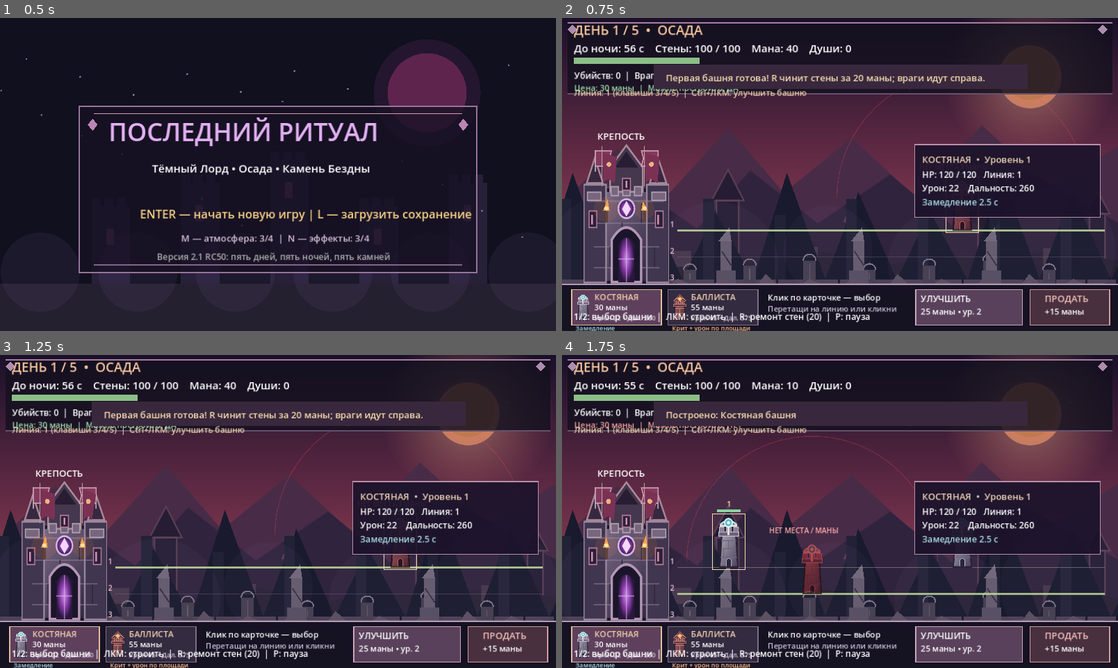
Above: before the commit, frames 1-4 (two rows, left to right).
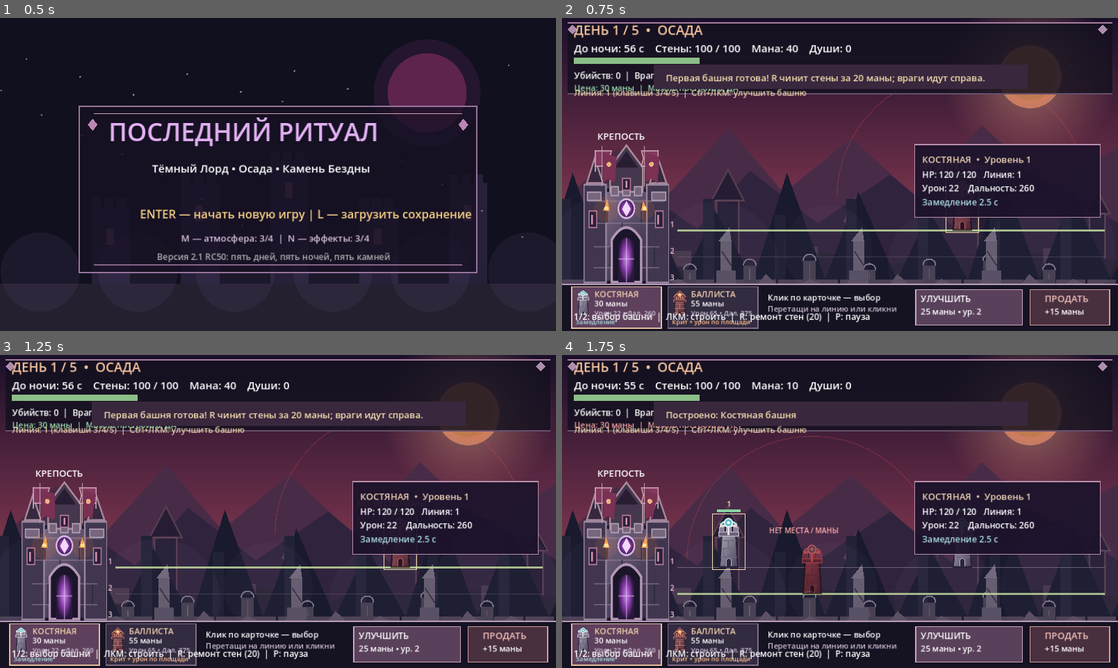
Above: after the commit, the same moments.

Repository: DoctorStrangeSH/Last-Ritual
Game: Godot game, scene res://scenes/main.tscn
The game is run twice, just before and just after one commit, with the same random seed, the same clock (stepped at 60 frames per second) and the same inputs.
Inputs (mouse positions are in pixels of both pictures, inside the frame that each line leads up to):
- Up to frame 1 (0.5 s): no input
- Up to frame 2 (0.75 s): tap Enter (ui_accept) at 0.5 s; move the mouse to (962, 158) at 0.52 s; hold Right (ui_right) from 0.53 s (still down); tap M at 0.6 s; click (962, 158) at 0.67 s
- Up to frame 3 (1.25 s): keep holding Right (ui_right); tap Enter (ui_accept) at 0.77 s
- Up to frame 4 (1.75 s): release Right (ui_right) at 1.25 s; drag from (728, 527) to (812, 574) at 1.27 s

Frame 1 is identical in both runs. In frame 2, 2.2% of the frame differs, in the area x 1-36%, y 85-100%; in frame 3, 2.2%; in frame 4, 2.2%.

Commit message:
ui: fit tower special ability descriptions inside build cards

Diff:
--- a/scripts/main.gd
+++ b/scripts/main.gd
@@ -1287,14 +1287,14 @@
             for card_index in range(2):
                 var card_x: float = 20.0 + float(card_index) * 200.0
                 var card_kind: String = "bone" if card_index == 0 else "fire"
-                box(Rect2(card_x, 562.0, 186.0, 74.0), Color("5e405d") if selected_build == card_kind else Color("332b40"))
-                draw_rect(Rect2(card_x, 562.0, 186.0, 74.0), Color("e2be9e") if selected_build == card_kind else Color("806d85"), false, 2.0)
+                box(Rect2(card_x, 557.0, 186.0, 85.0), Color("5e405d") if selected_build == card_kind else Color("332b40"))
+                draw_rect(Rect2(card_x, 557.0, 186.0, 85.0), Color("e2be9e") if selected_build == card_kind else Color("806d85"), false, 2.0)
                 var card_art: Texture2D = preload("res://assets/towers/bone_tower.svg") if card_index == 0 else preload("res://assets/towers/infernal_ballista.svg")
-                draw_texture_rect(card_art, Rect2(card_x + 7.0, 571.0, 34.0, 56.0), false)
-                label("КОСТЯНАЯ" if card_index == 0 else "БАЛЛИСТА", card_x + 47.0, 584.0, 17, Color("f4d2af"))
-                label("30 маны" if card_index == 0 else "55 маны", card_x + 47.0, 605.0, 16)
-                label("Урон %d • Дал. %d" % ([22, 260] if card_index == 0 else [65, 375]), card_x + 47.0, 626.0, 14, Color("d2c6db"))
-                label("Замедление" if card_index == 0 else "Крит + урон по площади", card_x + 8.0, 647.0, 13, Color("a9dce2") if card_index == 0 else Color("ffbf8a"))
+                draw_texture_rect(card_art, Rect2(card_x + 7.0, 563.0, 34.0, 54.0), false)
+                label("КОСТЯНАЯ" if card_index == 0 else "БАЛЛИСТА", card_x + 47.0, 578.0, 17, Color("f4d2af"))
+                label("30 маны" if card_index == 0 else "55 маны", card_x + 47.0, 597.0, 16)
+                label("Урон %d • Дал. %d" % ([22, 260] if card_index == 0 else [65, 375]), card_x + 47.0, 616.0, 14, Color("d2c6db"))
+                label("Замедление" if card_index == 0 else "Крит + урон по площади", card_x + 8.0, 634.0, 13, Color("a9dce2") if card_index == 0 else Color("ffbf8a"))
             label("Клик по карточке — выбор", 426.0, 585.0, 17)
             label("Перетащи на линию или кликни", 426.0, 608.0, 16, Color("c8bed1"))
             if selected_tower_index >= 0 and selected_tower_index < towers.size():
